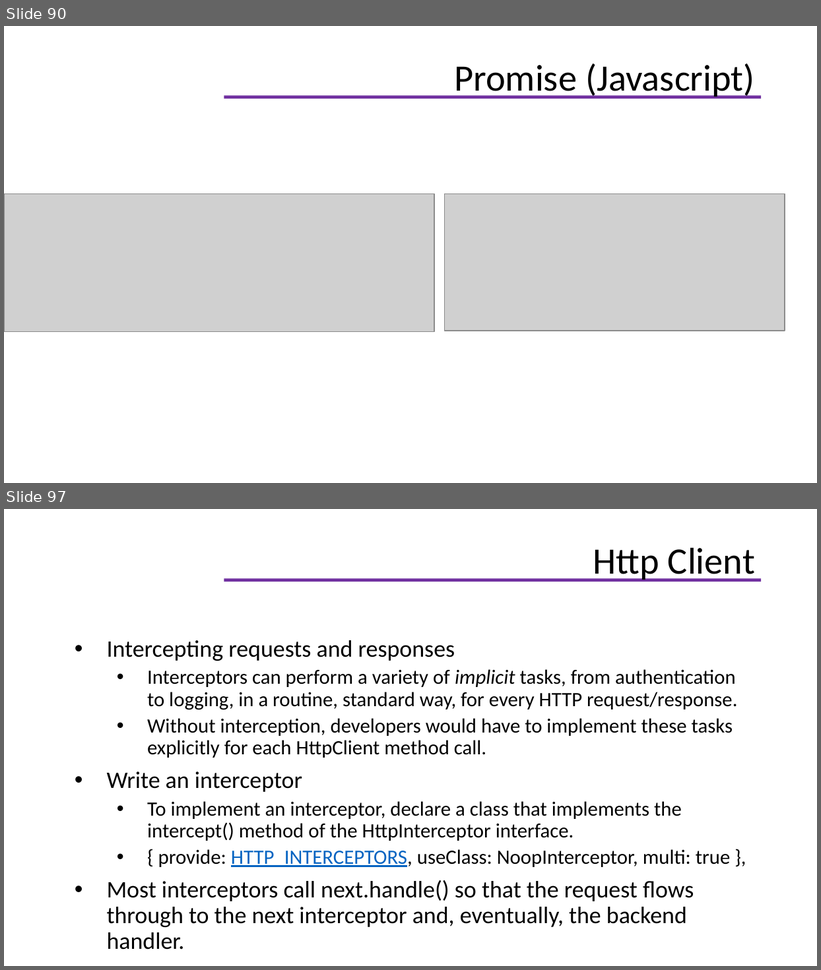
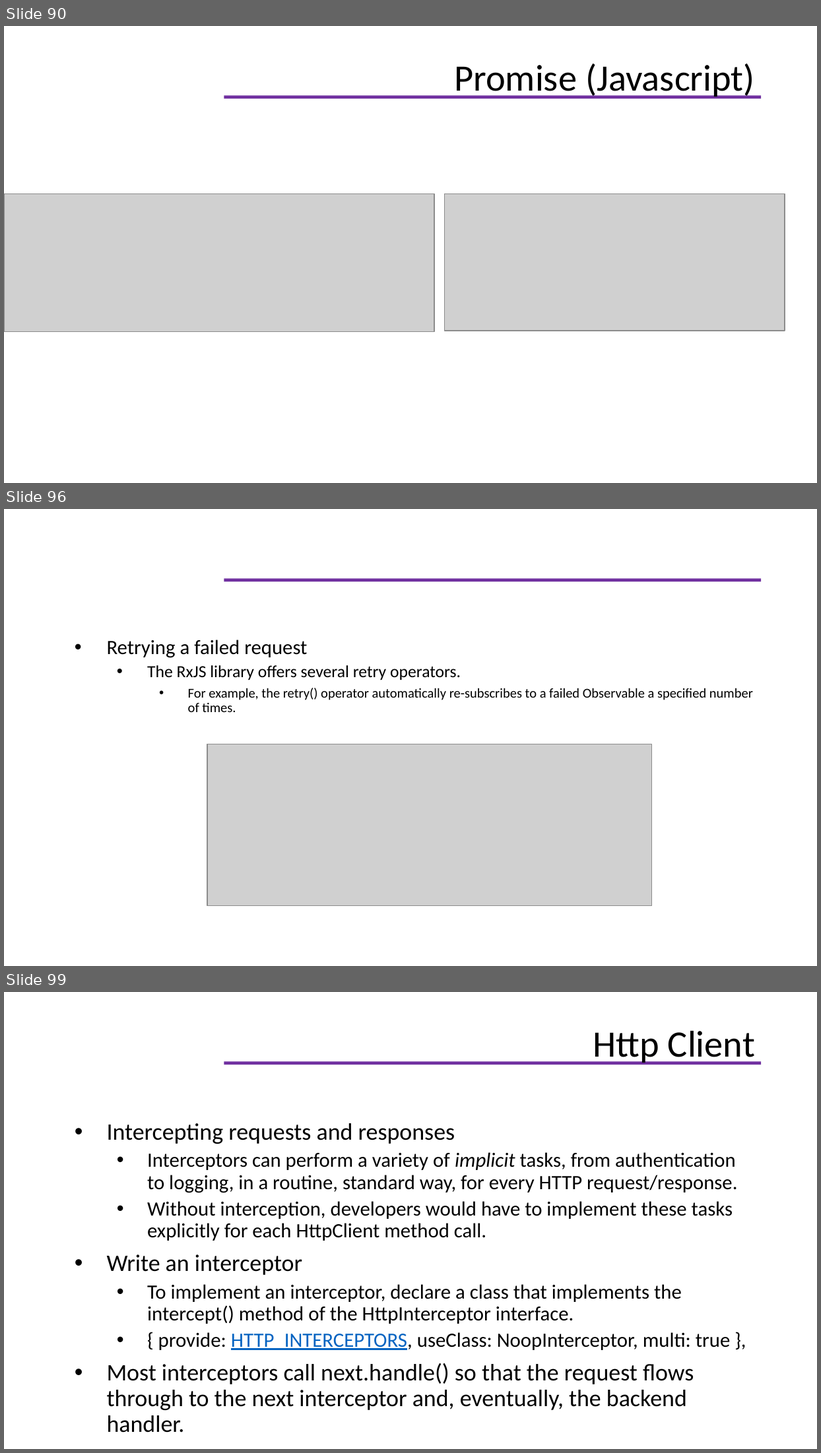
Before and after one commit to helenhash/angular-training, a slide deck: docs/Angular Training.pptx. Shown one above the other, each under a label of ours: slides 90 and 97 before the commit, slides 90, 96 and 99 after it; the slides between them are not shown. The pictures are 821x970 and 821x1453 pixels, drawn with LibreOffice and Linux fonts; fonts in the diff are those of the drawing; grey boxes stand for pictures; background and template pictures are left out. Boxes give left, top, right and bottom in pixels: in the first picture for what was removed or moved away, otherwise in the second. Text is boxed around its words. In the diff, an @@ line names an element or a change of style, - is before the commit and + after.

```diff
--- a/docs/Angular Training.pptx
+++ b/docs/Angular Training.pptx
@@ slide 96 added at box(4, 509, 817, 966), background #FFFFFF; not listed: 1 template element that a slide beside it also shows @@
@@ text added at box(107, 640, 753, 712), 12 pt, text #000000 @@
+• Retrying a failed request
+  • The RxJS library offers several retry operators.
+    • For example, the retry() operator automatically re-subscribes to a failed Observable a specified number of times.
@@ picture added at box(207, 745, 652, 906) @@
@@ what was slide 97 is now slide 99 @@
```
Also in this commit, not shown: 7 slides changed, 1 other slide added, 1 other file.
